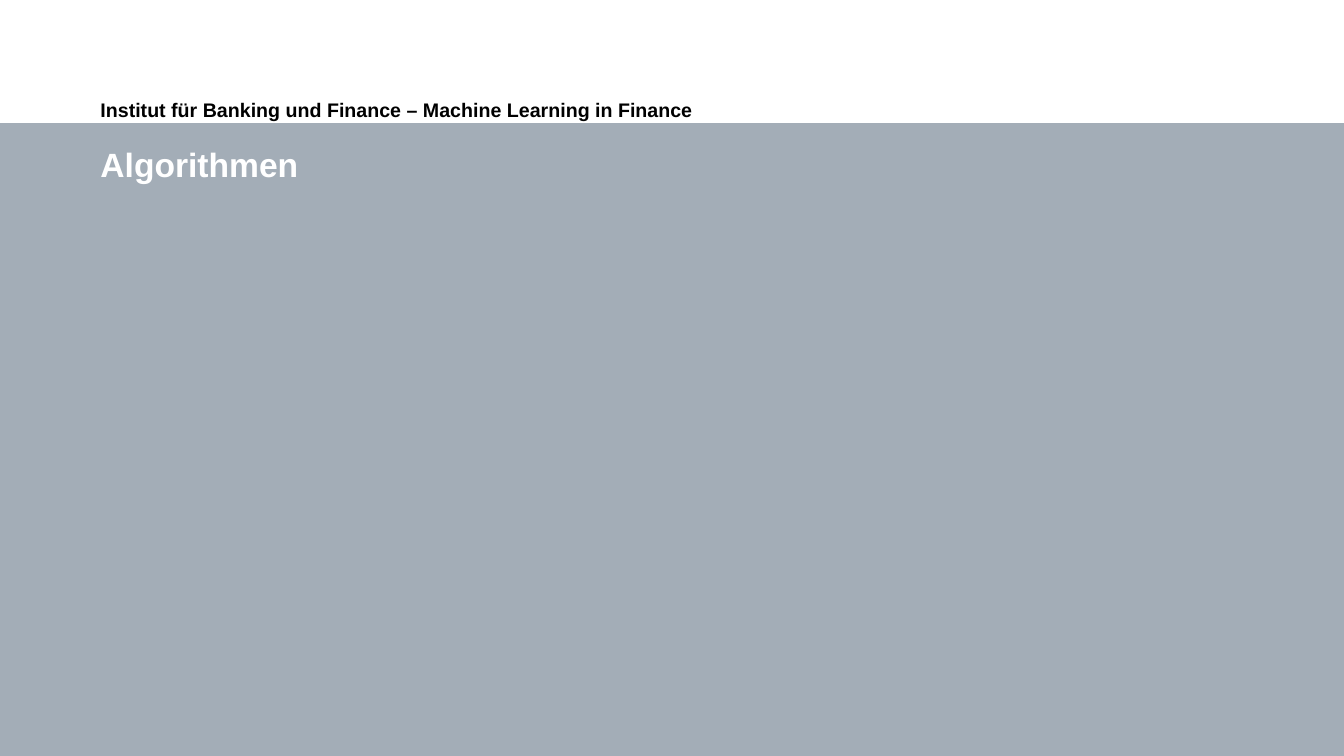
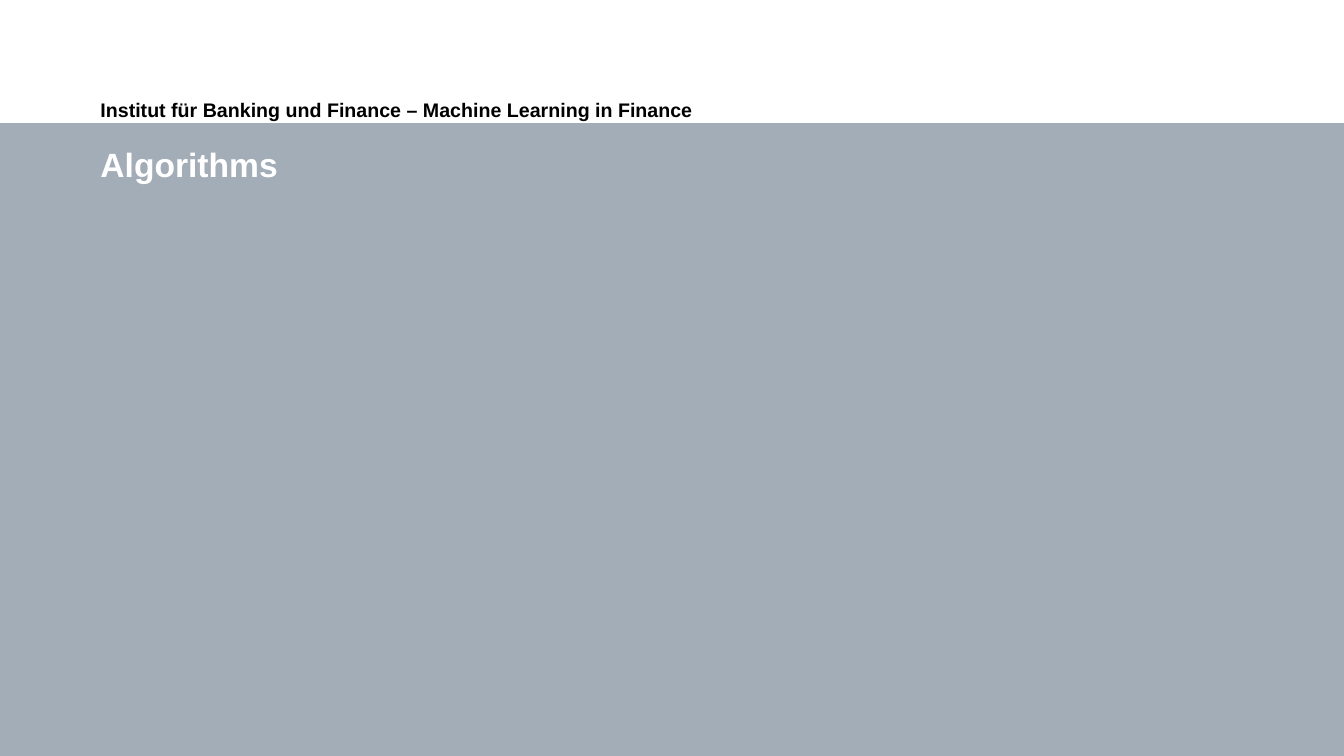
Before and after one commit to alesroger/ML_in_Finance_2021_GROUP_1, a slide deck: slide 7 of Machine_Learning_in_Finance_Gruppenarbeit_Gruppe1_V1.pptx. Drawn at 1344x756 pixels with LibreOffice and Linux fonts; fonts in the diff are those of the drawing; background and template pictures are left out. Boxes give left, top, right and bottom in pixels: in the first picture for what was removed or moved away, otherwise in the second. Text is boxed around its words. In the diff, an @@ line names an element or a change of style, - is before the commit and + after.

```diff
--- a/Machine_Learning_in_Finance_Gruppenarbeit_Gruppe1_V1.pptx
+++ b/Machine_Learning_in_Finance_Gruppenarbeit_Gruppe1_V1.pptx
@@ title at (100,153,277,184): text changed @@
-Algorithmen
+Algorithms
```
Also in this commit, not shown: 6 other slides changed.
